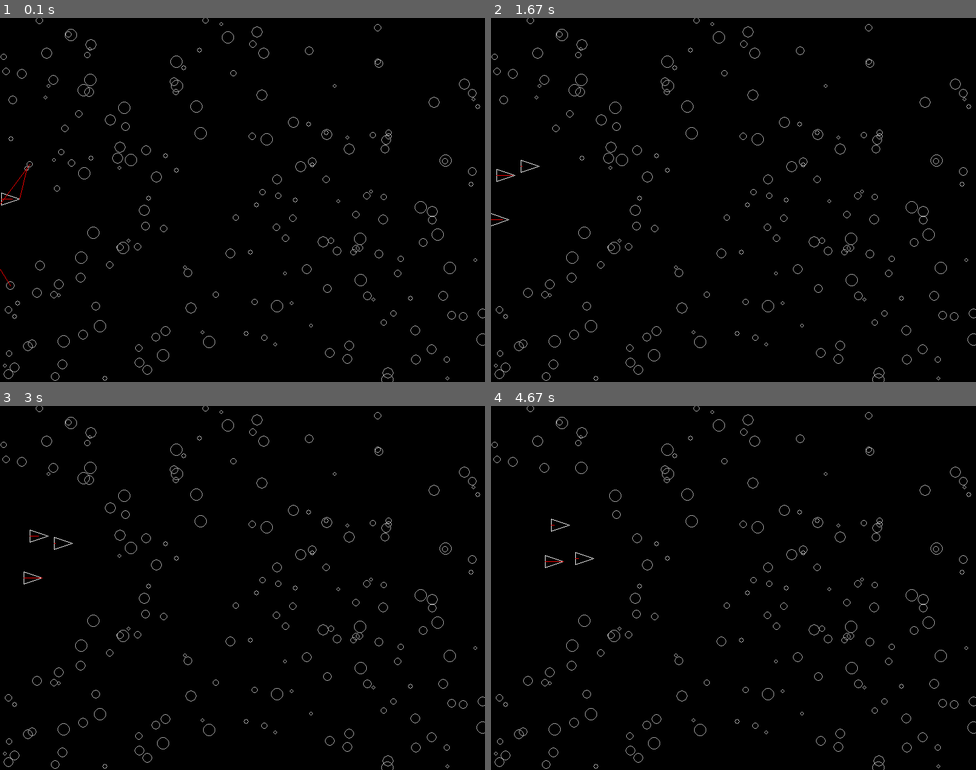
Above: before the commit, frames 1-4 (two rows, left to right).
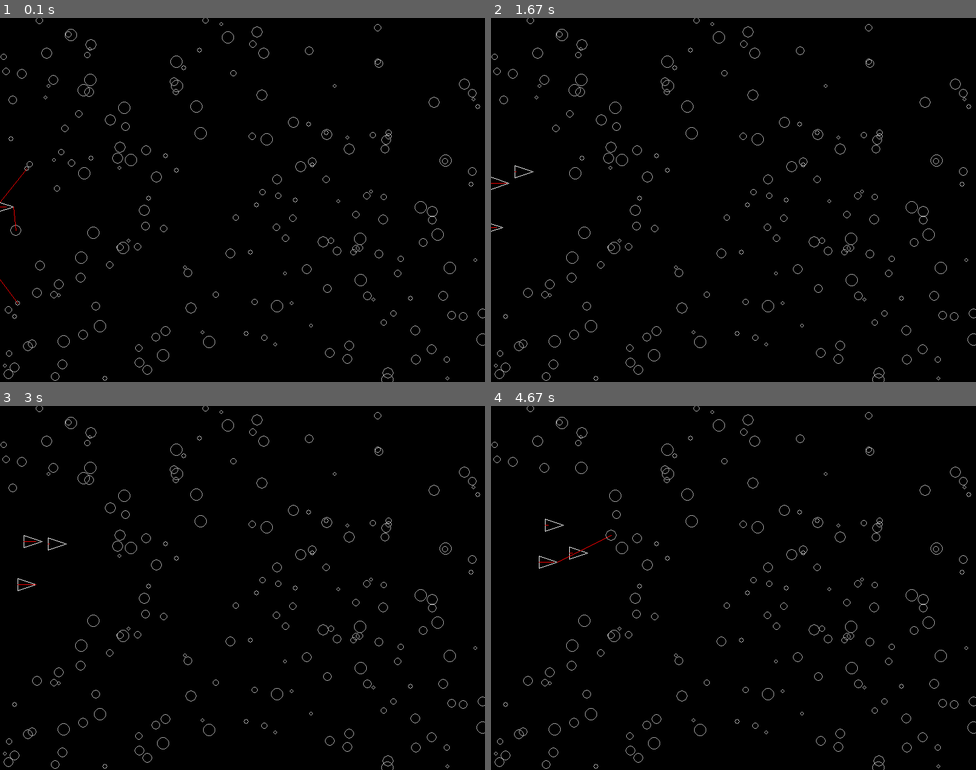
Above: after the commit, the same moments.

Repository: ilvrak/asteroid-blaster
Game: pygame game, started from asteroid-blaster-pygame.py
The game is run twice, just before and just after one commit, with the same random seed, the same clock (stepped at 60 frames per second) and the same inputs.
Inputs:
- Up to frame 1 (0.1 s): no input
- Up to frame 2 (1.67 s): no input
- Up to frame 3 (3 s): no input
- Up to frame 4 (4.67 s): no input

The runs differ from the first frame. In frame 1, 0.1% of the frame differs, in the area x 0-7%, y 40-79%; in frame 2, 0.1%; in frame 3, 0.1%; in frame 4, 0.2%, in the area x 1-29%, y 31-82%.

Commit message:
concept upd

Diff:
--- a/asteroid-blaster-pygame.py
+++ b/asteroid-blaster-pygame.py
@@ -132,9 +132,9 @@
 
 # Создание кораблей
 ships = []
-ships.append(Ship(20, 30))
-ships.append(Ship(20, 30, -40, MIDDLE_Y - 30))
-ships.append(Ship(20, 30, -50, MIDDLE_Y + 30))
+ships.append(Ship(20, 30, -10))
+ships.append(Ship(20, 30, -50, MIDDLE_Y - 30))
+ships.append(Ship(20, 30, -60, MIDDLE_Y + 30))
 
 
 class App:
Not shown, changed: concept.md
